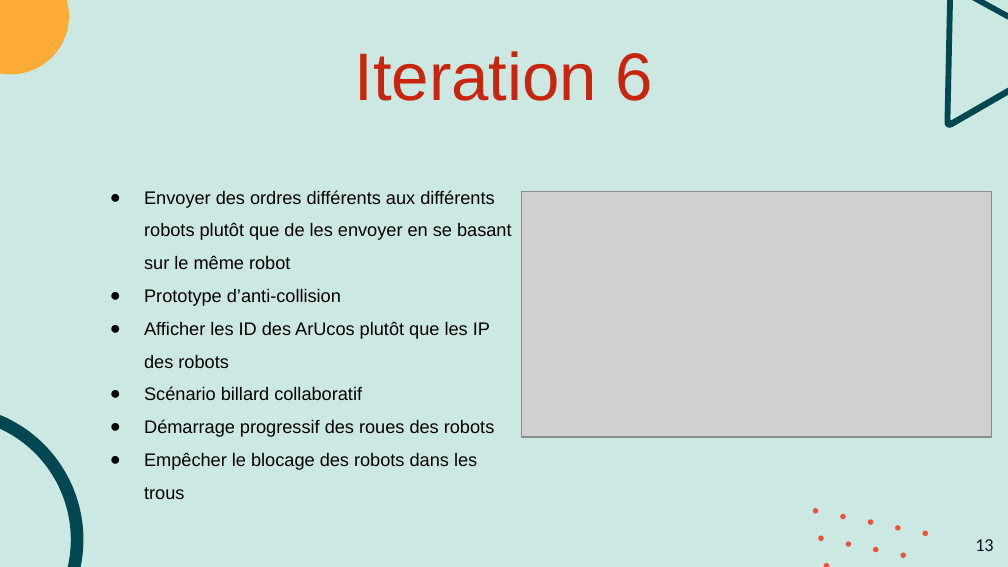
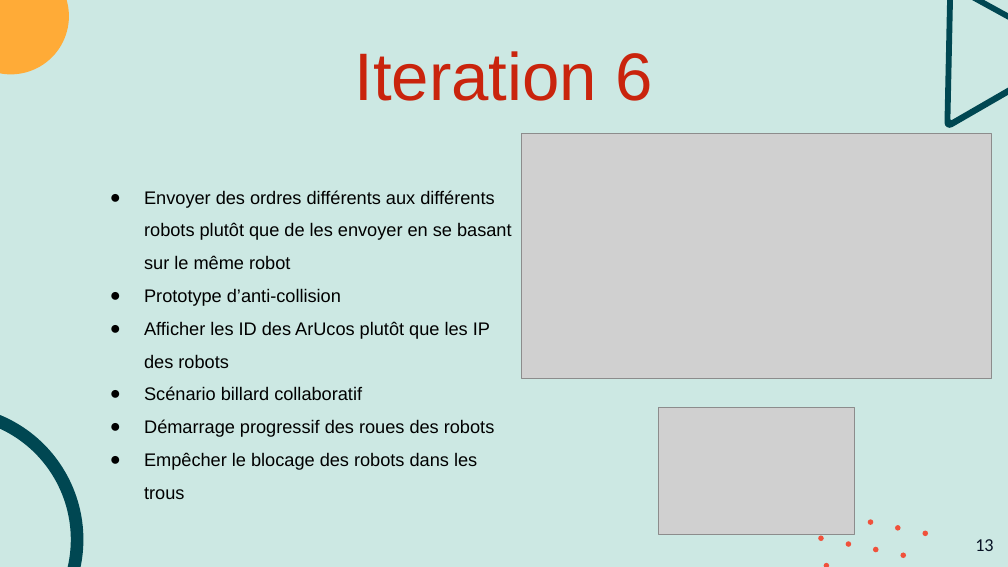
Before and after one commit to Akip2/RobotBillard, a slide deck: slide 13 of Documents/Soutenance_finale_FONTANEZ_FROGER_PIERROT.pptx. Drawn at 1008x567 pixels with LibreOffice and Linux fonts; fonts in the diff are those of the drawing; grey boxes stand for pictures. Boxes give left, top, right and bottom in pixels: in the first picture for what was removed or moved away, otherwise in the second. Text is boxed around its words. In the diff, an @@ line names an element or a change of style, - is before the commit and + after.

```diff
--- a/Documents/Soutenance_finale_FONTANEZ_FROGER_PIERROT.pptx
+++ b/Documents/Soutenance_finale_FONTANEZ_FROGER_PIERROT.pptx
@@ picture: place and size @@
-picture at (522,192,992,436)
+picture at (522,134,992,379)
@@ picture added at (658,407,855,534) @@
@@ freeform shape removed at (811,507,820,515) @@
@@ freeform shape removed at (839,513,848,521) @@
```
Also in this commit, not shown: 2 other slides changed.
